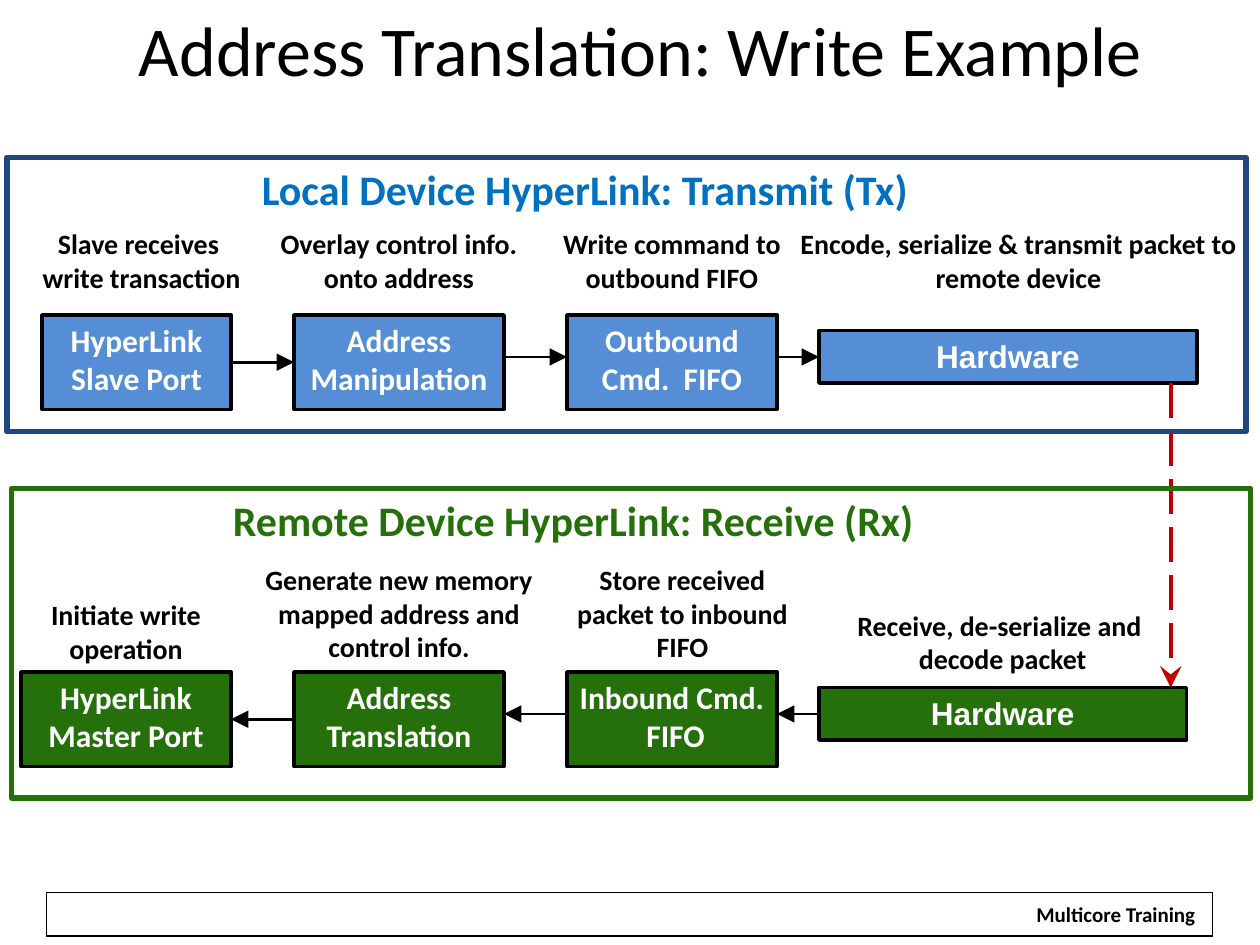
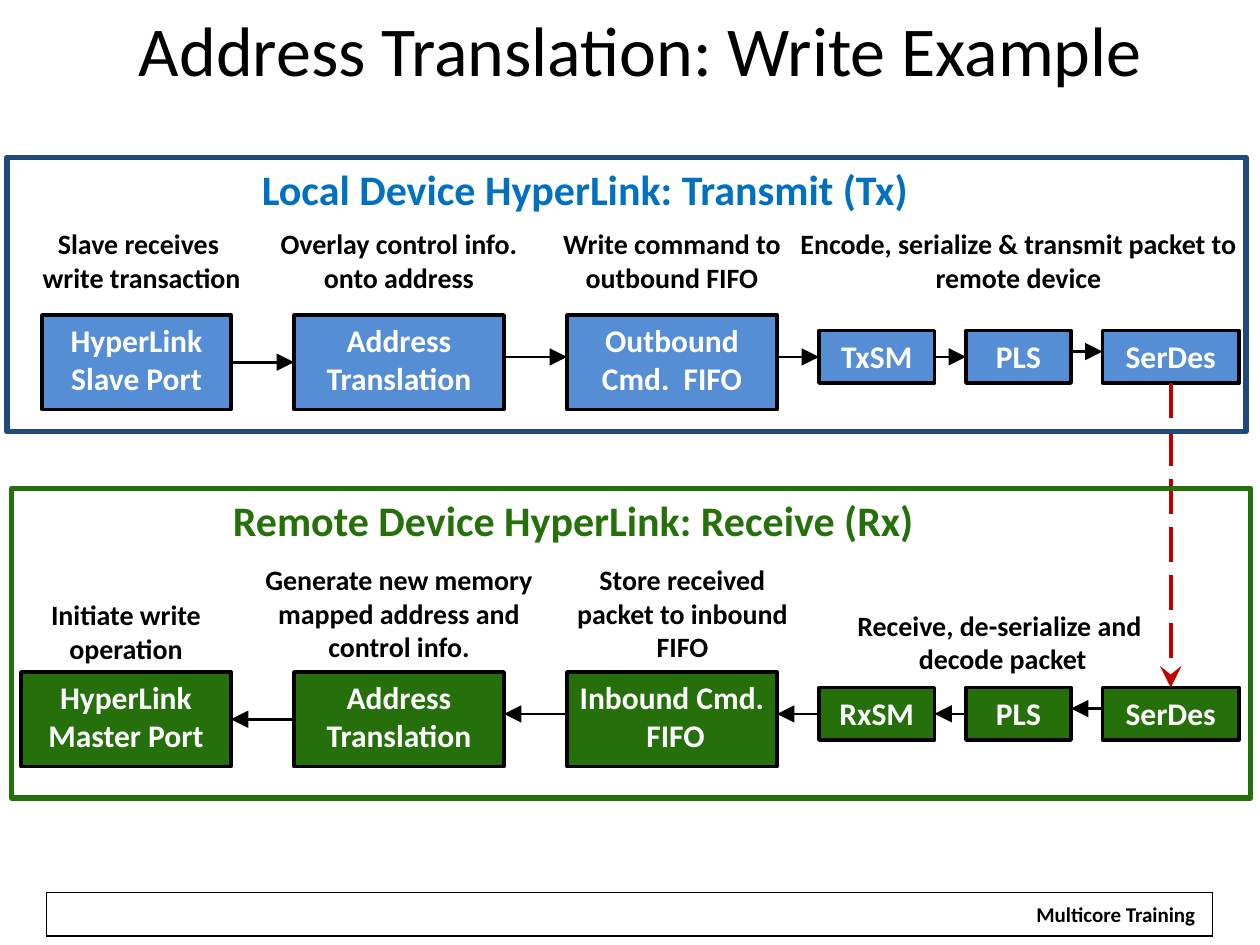
Before and after one commit to hari1989/keystone-workshop, a slide deck: slide 15 of slides/Intro to Hyperlink.pptx (slide 13 before the commit). Drawn at 1260x945 pixels with LibreOffice and Linux fonts; fonts in the diff are those of the drawing; background and template pictures are left out. Boxes give left, top, right and bottom in pixels: in the first picture for what was removed or moved away, otherwise in the second. Text is boxed around its words. In the diff, an @@ line names an element or a change of style, - is before the commit and + after.

```diff
--- a/slides/Intro to Hyperlink.pptx
+++ b/slides/Intro to Hyperlink.pptx
@@ text in rectangle at [327,330,472,390]: text changed @@
-Address Manipulation
+Address Translation
@@ rectangle "TxSM": place and size @@
-rectangle "TxSM" at [819,330,1197,383]
+rectangle "TxSM" at [819,330,935,383]
@@ text in rectangle at [841,347,912,368]: text changed; font Arial to Calibri @@
-Hardware
+TxSM
@@ arrow added from (935, 357) to (966, 357), #000000 1.5 pt @@
@@ rectangle added at [966,330,1071,383], fill #558ED5, outline #000000 2 pt, 18 pt, text #FFFFFF, bold @@
+PLS
@@ arrow added from (1071, 352) to (1102, 352), #000000 1.5 pt @@
@@ rectangle added at [1102,330,1239,383], fill #558ED5, outline #000000 2 pt, 18 pt, text #FFFFFF, bold @@
+SerDes
@@ rectangle "RxSM": place and size @@
-rectangle "RxSM" at [819,688,1187,741]
+rectangle "RxSM" at [819,688,935,741]
@@ rectangle added at [966,688,1071,741], fill #25700A, outline #000000 2 pt, 18 pt, text #FFFFFF, bold @@
+PLS
@@ rectangle added at [1102,688,1239,741], fill #25700A, outline #000000 2 pt, 18 pt, text #FFFFFF, bold @@
+SerDes
@@ text in rectangle at [839,704,914,726]: text changed; font Arial to Calibri @@
-Hardware
+RxSM
@@ arrow added from (966, 714) to (935, 714), #000000 1.5 pt @@
@@ arrow added from (1102, 708) to (1071, 708), #000000 1.5 pt @@
```
Also in this commit, not shown: 45 other slides changed, 3 slides added, 1 slide removed.
